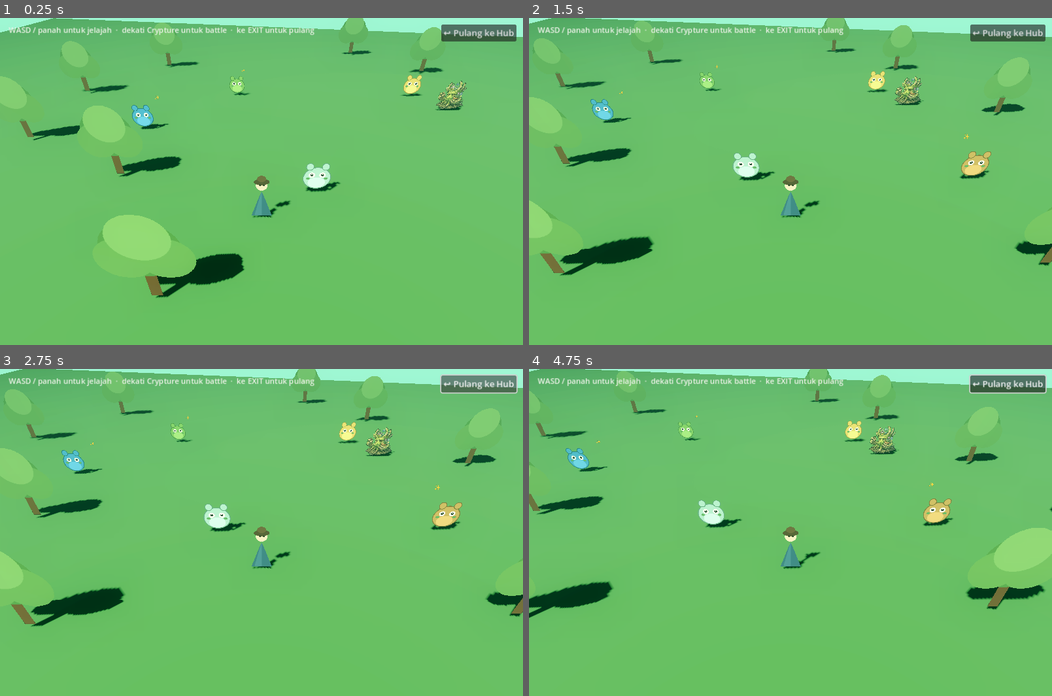
Above: before the commit, frames 1-4 (two rows, left to right).
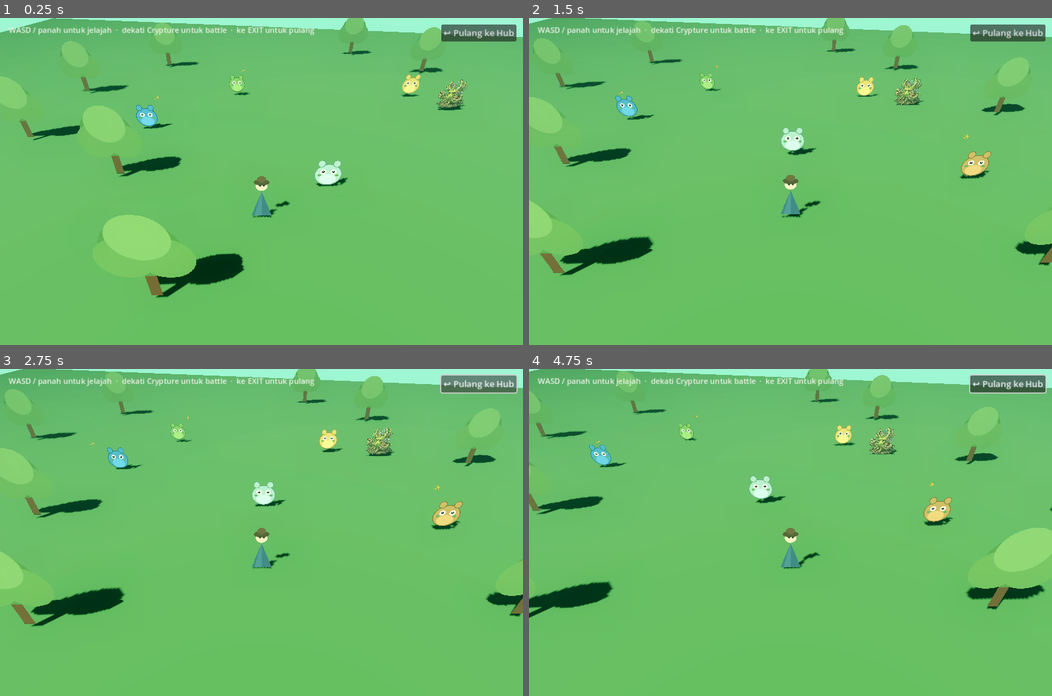
Above: after the commit, the same moments.

Repository: Yuukong-JP/crypture-la
Game: Godot game, scene res://scenes/ExploreZone3D.tscn
Same seed, same stepped clock (60 frames per second), same inputs: the game is played once before the commit and once after it. This scene is started directly instead of the project's main scene.
Inputs (mouse positions are in pixels of both pictures, inside the frame that each line leads up to):
- Up to frame 1 (0.25 s): no input
- Up to frame 2 (1.5 s): tap Enter at 0.5 s; move the mouse to (905, 165) at 0.52 s; hold D 0.53-1.25 s; tap P at 0.6 s; click (905, 165) at 0.67 s; drag from (685, 197) to (764, 246) at 1.27 s
- Up to frame 3 (2.75 s): click "↩ Pulang ke Hub" at 2 s
- Up to frame 4 (4.75 s): move the mouse to (842, 460) at 2.77 s; hold D 2.78-3.5 s; tap P at 2.85, 4.35 s; drag from (764, 597) to (633, 483) at 3.52 s; move the mouse to (947, 581) at 4.27 s; hold A from 4.28 s (still down)

The runs differ from the first frame. In frame 1, 1.2% of the frame differs, in the area x 25-90%, y 17-60%; in frame 2, 1.8%; in frame 3, 1.9%; in frame 4, 2.0%, in the area x 7-81%, y 15-61%.

Commit message:
Poles rasa eksplorasi: goyang-idle + perilaku liar (wander/flee)
ExploreZone3D._animate_world: tiap Crypture goyang-idle halus; behavior 'wander' berkeliaran
pelan dekat sarang, 'flee' menjauh saat pemain dekat; pemain ikut bergoyang.
Posisi disinkron ke proximity. Verifikasi: jalan tanpa error, encounter/integrasi tetap OK.

Co-Authored-By: Claude Opus 4.8 <noreply@anthropic.com>
Claude-Session: https://claude.ai/code/session_01RVTUc4vSfwXfvPvpDGnQhS

Diff:
--- a/godot/scenes/ExploreZone3D.gd
+++ b/godot/scenes/ExploreZone3D.gd
@@ -19,6 +19,7 @@
 var exit_pos: Vector3
 var hud_msg: Label
 var _state_player := Vector3(0, 0, 0)
+var _player_base_y := 1.0
 
 func _ready() -> void:
 	_build_world()
@@ -63,7 +64,9 @@
 		var pos := _grid_to_world(int(sp["x"]), int(sp["y"]))
 		var node: Sprite3D = _billboard(tex, pos, 1.5 * scale, true) if tex != null else null
 		creatures.append({"sid": sid, "cid": cid, "node": node, "alive": true,
-			"behavior": String(sp.get("behavior", "still")), "pos": pos, "level": int(sp["level"])})
+			"behavior": String(sp.get("behavior", "still")), "pos": pos, "level": int(sp["level"]),
+			"home": pos, "base_y": (node.position.y if node != null else 0.0),
+			"phase": sid * 1.3, "wdir": randf() * TAU})
 		sid += 1
 
 	var lid := 0
@@ -81,6 +84,7 @@
 	ex.position = exit_pos + Vector3(0, 1.4, 0); add_child(ex)
 
 	player = _billboard(load("res://assets/world/seeker.png"), _grid_to_world(7, 9), 2.0, true)
+	_player_base_y = player.position.y
 	_state_player = player.position
 
 	cam = Camera3D.new(); cam.fov = 55; add_child(cam); cam.make_current()
@@ -138,10 +142,39 @@
 	if dir != Vector3.ZERO:
 		var np: Vector3 = player.position + dir.normalized() * MOVE_SPEED * delta
 		np.x = clampf(np.x, -16, 16); np.z = clampf(np.z, -12, 12)
-		player.position = Vector3(np.x, player.position.y, np.z)
+		player.position = Vector3(np.x, _player_base_y, np.z)
 		_state_player = player.position
 		_update_cam()
 		_check_proximity()
+	_animate_world(delta)
+
+# Goyang-idle + perilaku liar (wander/flee) — bikin dunia terasa hidup.
+func _animate_world(delta: float) -> void:
+	var t := Time.get_ticks_msec() / 1000.0
+	var ppos := Vector2(player.position.x, player.position.z)
+	for c in creatures:
+		if not c["alive"] or c["node"] == null:
+			continue
+		var n: Sprite3D = c["node"]
+		var pos2 := Vector2(n.position.x, n.position.z)
+		var home: Vector3 = c["home"]
+		match c["behavior"]:
+			"wander":
+				c["wdir"] += (randf() - 0.5) * delta * 2.5
+				var nxt := pos2 + Vector2(cos(c["wdir"]), sin(c["wdir"])) * 0.8 * delta
+				if nxt.distance_to(Vector2(home.x, home.z)) > 2.4:
+					c["wdir"] += PI
+				else:
+					pos2 = nxt
+			"flee":
+				if pos2.distance_to(ppos) < 4.0:
+					pos2 += (pos2 - ppos).normalized() * 2.4 * delta
+					pos2.x = clampf(pos2.x, -16, 16); pos2.y = clampf(pos2.y, -12, 12)
+		var bob := sin(t * 2.2 + c["phase"]) * 0.09
+		n.position = Vector3(pos2.x, c["base_y"] + bob, pos2.y)
+		c["pos"] = Vector3(pos2.x, 0, pos2.y)
+	# pemain ikut bergoyang halus
+	player.position.y = _player_base_y + sin(t * 3.0) * 0.05
 
 func _check_proximity() -> void:
 	var pp := Vector2(player.position.x, player.position.z)
